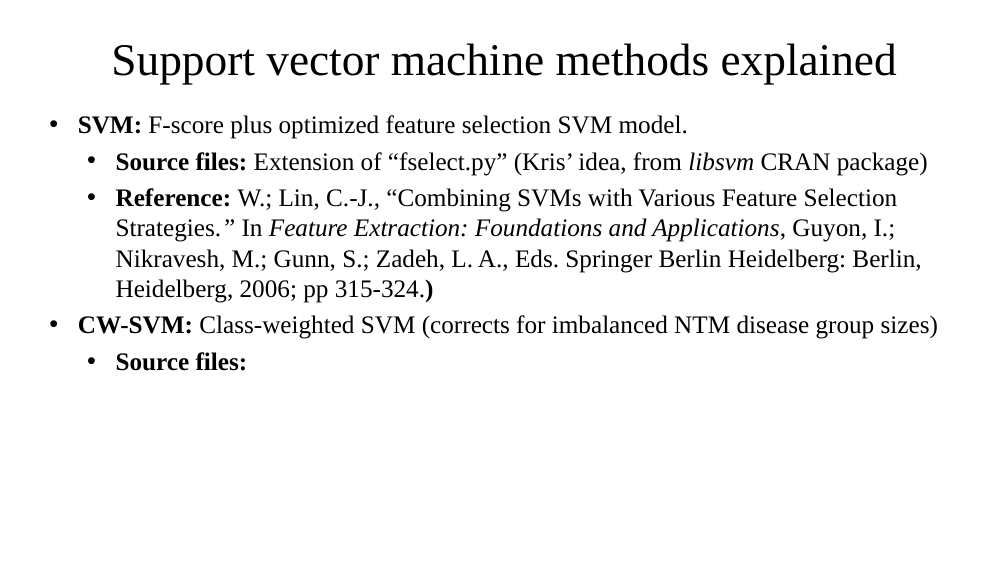
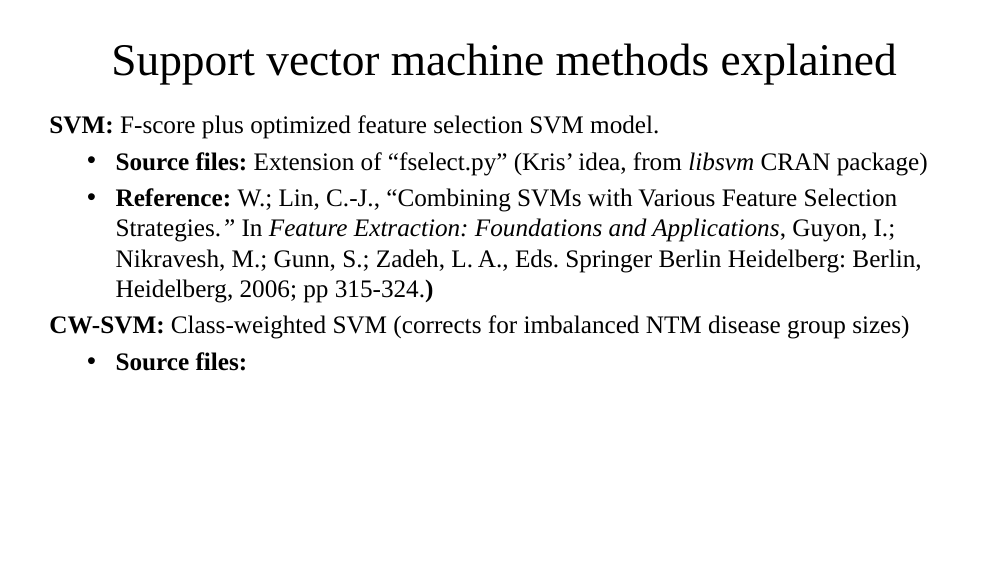
Before and after one commit to um-cf-microbiome/ml4cf, a slide deck: slide 9 of figures/src_files/NTM_Update_3_12_18.pptx. Drawn at 1008x567 pixels with LibreOffice and Linux fonts; fonts in the diff are those of the drawing. Boxes give left, top, right and bottom in pixels: in the first picture for what was removed or moved away, otherwise in the second. Text is boxed around its words. In the diff, an @@ line names an element or a change of style, - is before the commit and + after.

```diff
--- a/figures/src_files/NTM_Update_3_12_18.pptx
+++ b/figures/src_files/NTM_Update_3_12_18.pptx
@@ text at bbox=[49, 115, 909, 339]: bullet • to none @@
```
Also in this commit, not shown: 5 other slides changed, 1 slide added, 4 other files.
